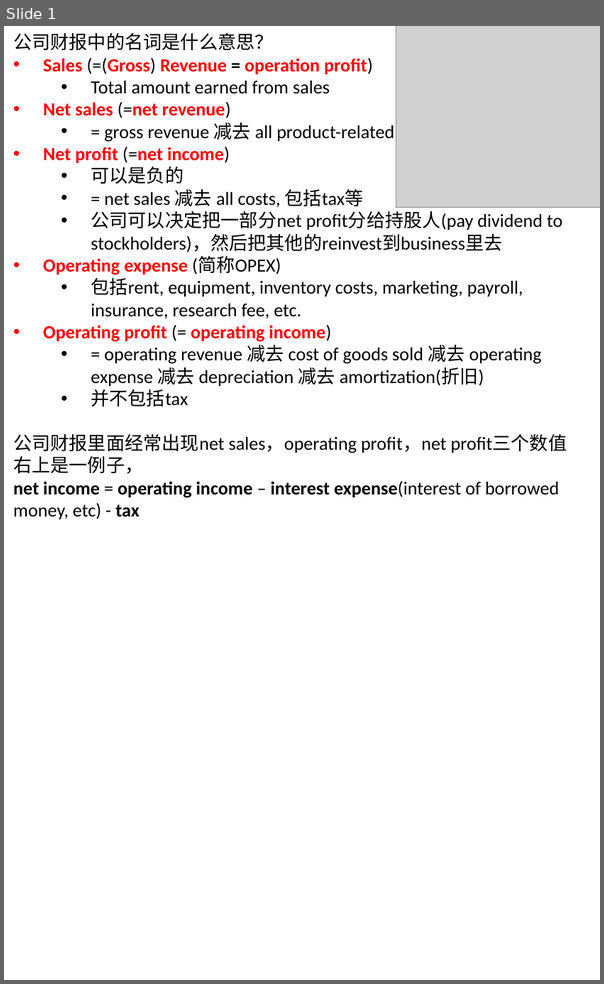
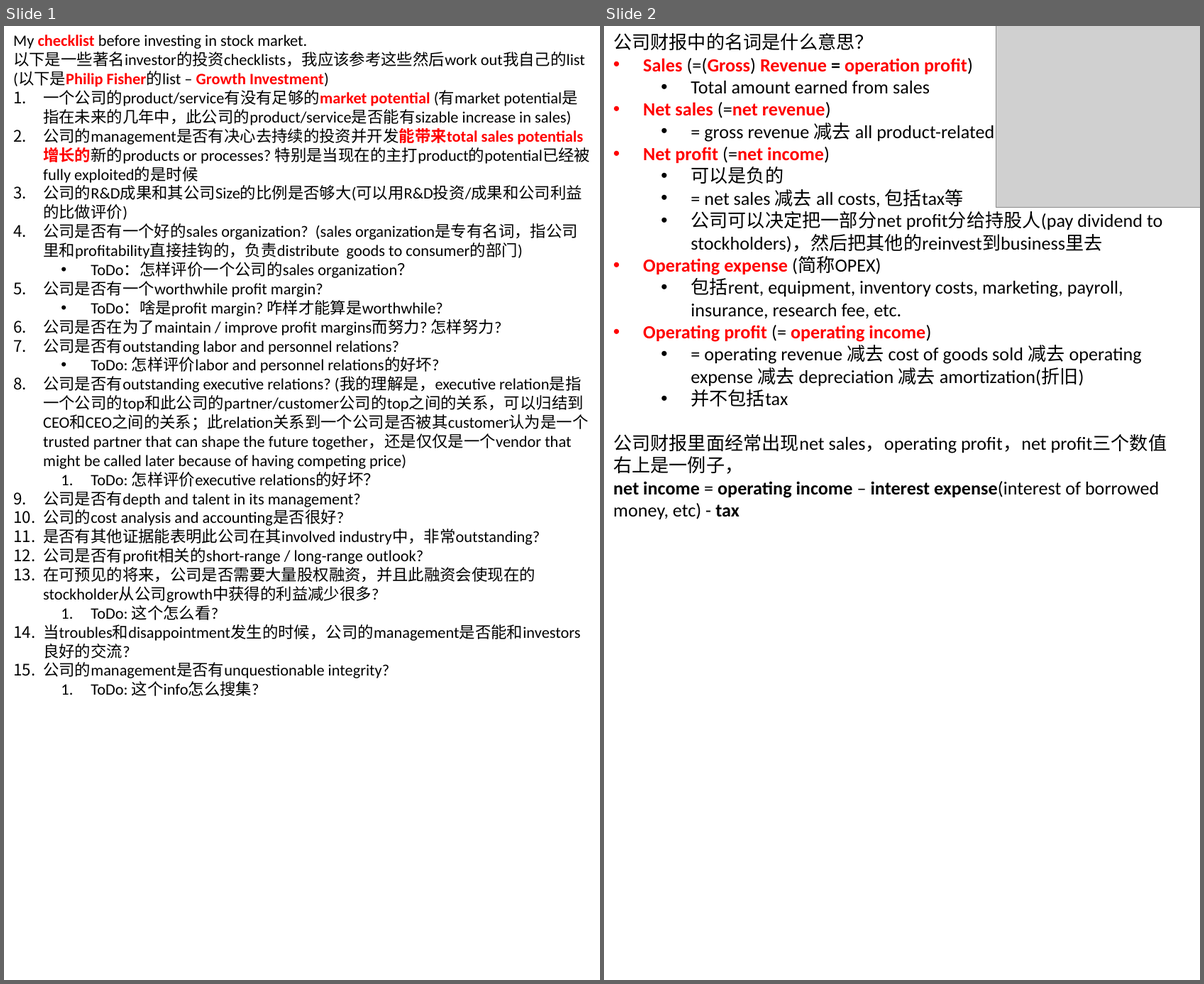
Before and after one commit to legend507/CommonSense, a slide deck: [BeAInvestor].pptx. Shown side by side, each under a label of ours: slide 1 before the commit, slides 1 and 2 after it. The pictures are 604x984 and 1204x984 pixels, drawn with LibreOffice and Linux fonts; fonts in the diff are those of the drawing; grey boxes stand for pictures. Boxes give left, top, right and bottom in pixels: in the first picture for what was removed or moved away, otherwise in the second. Text is boxed around its words. In the diff, an @@ line names an element or a change of style, - is before the commit and + after.

Commit message:
add stock investment check list, add android knowledge
[BeAInvestor]: add checklist, has some todo to finish. Aim is to construct my own checklist from some famous investors.
[BeAGeek]: add android knowledges on init, zygote, service manager, system server

```diff
--- a/[BeAInvestor].pptx
+++ b/[BeAInvestor].pptx
@@ slide 1 added at bbox=[4, 26, 600, 980], background #FFFFFF @@
@@ text added at bbox=[13, 35, 591, 696], 12 pt, text #000000 @@
+My checklist before investing in stock market.
+以下是一些著名investor的投资checklists，我应该参考这些然后work out我自己的list
+(以下是Philip Fisher的list – Growth Investment)
+1. 一个公司的product/service有没有足够的market potential (有market potential是指在未来的几年中，此公司的product/service是否能有sizable increase in sales)
+2. 公司的management是否有决心去持续的投资并开发能带来total sales potentials增长的新的products or processes? 特别是当现在的主打product的potential已经被fully exploited的是时候
+3. 公司的R&D成果和其公司Size的比例是否够大(可以用R&D投资/成果和公司利益的比做评价)
+4. 公司是否有一个好的sales organization? (sales organization是专有名词，指公司里和profitability直接挂钩的，负责distribute goods to consumer的部门)
+  • ToDo：怎样评价一个公司的sales organization？
+5. 公司是否有一个worthwhile profit margin?
+  • ToDo：啥是profit margin? 咋样才能算是worthwhile?
+6. 公司是否在为了maintain / improve profit margins而努力? 怎样努力?
+7. 公司是否有outstanding labor and personnel relations?
+  • ToDo: 怎样评价labor and personnel relations的好坏?
+8. 公司是否有outstanding executive relations? (我的理解是，executive relation是指一个公司的top和此公司的partner/customer公司的top之间的关系，可以归结到CEO和CEO之间的关系；此relation关系到一个公司是否被其customer认为是一个trusted partner that can shape the future together，还是仅仅是一个vendor that might be called later because of having competing price)
+  1. ToDo: 怎样评价executive relations的好坏？
+9. 公司是否有depth and talent in its management?
+10. 公司的cost analysis and accounting是否很好?
+11. 是否有其他证据能表明此公司在其involved industry中，非常outstanding?
+12. 公司是否有profit相关的short-range / long-range outlook?
+13. 在可预见的将来，公司是否需要大量股权融资，并且此融资会使现在的stockholder从公司growth中获得的利益减少很多?
+  1. ToDo: 这个怎么看?
+14. 当troubles和disappointment发生的时候，公司的management是否能和investors良好的交流?
+15. 公司的management是否有unquestionable integrity?
+  1. ToDo: 这个info怎么搜集?
@@ what was slide 1 is now slide 2 @@
```
